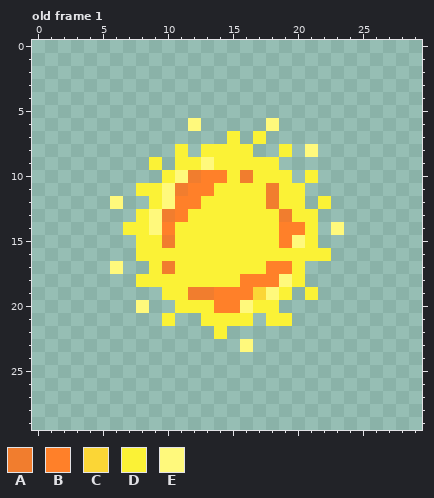
Pixel-art file: Pong/Sprites/Star_temp.aseprite. The first picture shows the starting point.
30x30 pixels, 14 frames. Colours within 5 levels of each other are drawn and written as one. Shown: old frame 1. The commit also changed other frames, which this record leaves out.
Palette (. is transparent): A #f17d2e  B #ff8029  C #fbd636  D #fbf236  E #fff97c
Pixels before, old frame 1, first column x 6:
 6 ......E.....E.....
 7 .........D.D......
 8 .....D.DDDD..D.E..
 9 ...D.DDEDDDDD.....
10 ....DEABBDADDD.D..
11 ..DDEABBDDDDADD...
12 E..DEBBDDDDDADD.D.
13 ..DEABDDDDDDDADD..
14 .DDEBDDDDDDDDBBD.E
15 ..DDADDDDDDDDBED..
16 ..DDDDDDDDDDDDDDD.
17 E..DADDDDDDDBBD...
18 ..DDDDDDDDBBBED...
19 ....DDAABBBCED.D..
20 ..E..DDDBBEDD.....
21 ....D..DDDD.DD....
22 ........D.........
23 ..........E.......
New version:
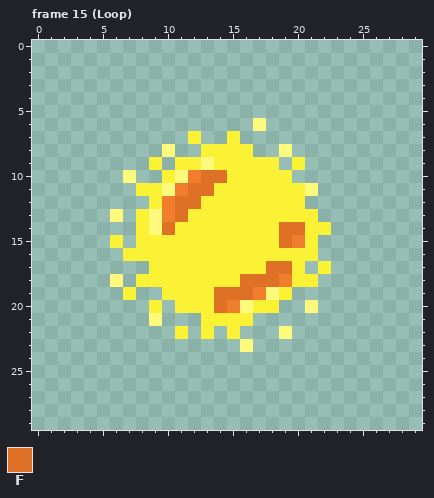
Colours new in this view: F #df7126
A new or re-ordered frame is compared with the old frame closest to it.
The exact change:
frames 14 -> 23
Changed rows in their new state; - is an unchanged pixel.
Frame 15 (Loop) is new; against old frame 1, layer "Layer 1 Copy":
first column x 6:
 6 ------.----E.-----
 7 ------D----.------
 8 ----E.-------E-.--
 9 --------------D---
10 -E-----FF-D----.--
11 ------FF----D--E--
12 .---AFF-----D---.-
13 E----F-------D----
14 -.--F--------FF-D.
15 D---D--------FA---
16 -D--------------.-
17 .---D-------FF--D-
18 E---------FFFA-D--
19 -D----DDFFFA---.--
20 --.D----FA-----E--
21 ---E.-------..----
22 -----D-D.D---E----
